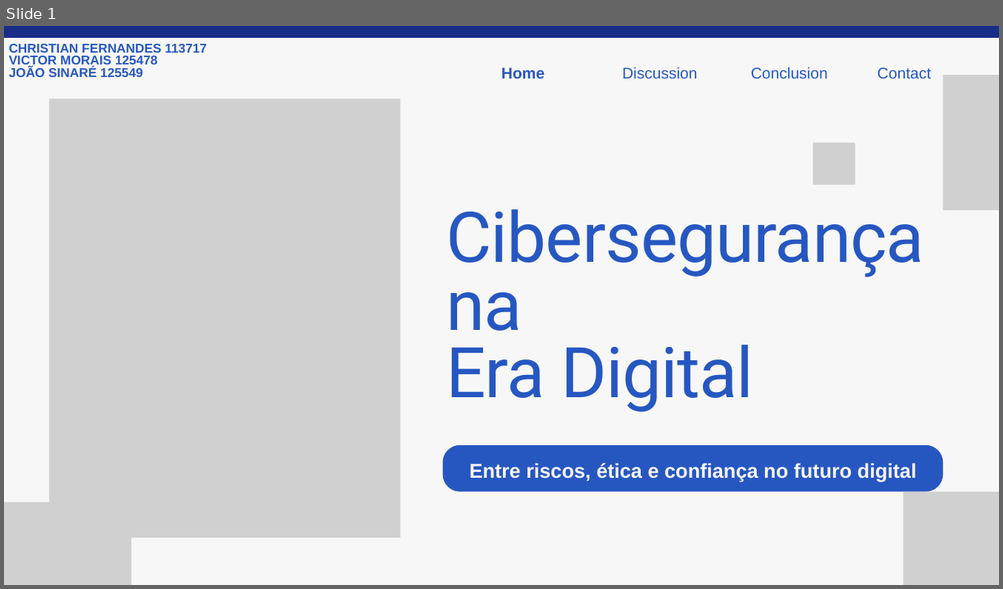
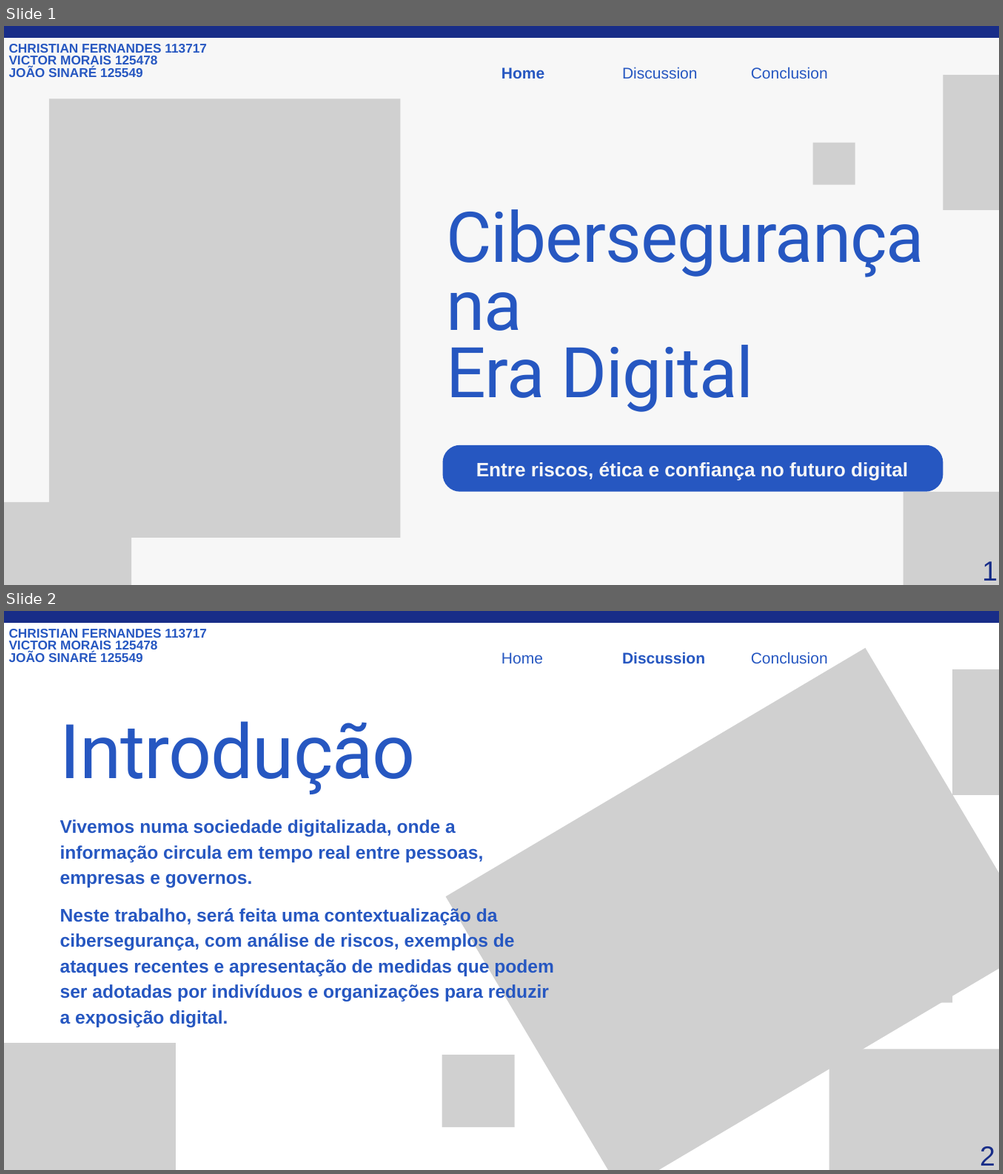
Before and after one commit to V1CT0R-06/ECT_2ano, a slide deck: TCA/Blue and White Illustrative Cyber Security Presentation.pptx. Shown one above the other, each under a label of ours: slide 1 before the commit, slides 1 and 2 after it. The pictures are 1003x589 and 1003x1174 pixels, drawn with LibreOffice and Linux fonts; fonts in the diff are those of the drawing; grey boxes stand for pictures. Boxes give left, top, right and bottom in pixels: in the first picture for what was removed or moved away, otherwise in the second. Text is boxed around its words. In the diff, an @@ line names an element or a change of style, - is before the commit and + after.

```diff
--- a/TCA/Blue and White Illustrative Cyber Security Presentation.pptx
+++ b/TCA/Blue and White Illustrative Cyber Security Presentation.pptx
@@ slide 2 added at box(4, 611, 999, 1170), background #FFFFFF @@
@@ freeform shape added at box(4, 611, 999, 622), fill #182D88 @@
@@ text added at box(9, 629, 207, 662), 18.5 pt, text #2657C1, bold @@
+CHRISTIAN FERNANDES 113717
+VICTOR MORAIS 125478
+JOÃO SINARÉ 125549
@@ picture added at box(446, 648, 999, 1170) @@
@@ text added at box(501, 652, 543, 664), 22.5 pt, text #2657C1 @@
+Home
@@ text added at box(622, 652, 705, 664), 22.5 pt, text #2657C1, bold @@
+Discussion
@@ text added at box(751, 652, 828, 664), 22.5 pt, text #2657C1 @@
+Conclusion
@@ picture added at box(952, 669, 999, 795) @@
@@ text added at box(60, 721, 415, 795), 109.2 pt, text #2657C1 @@
+Introdução
@@ text added at box(60, 820, 554, 1028), 26.4 pt, text #2657C1, bold @@
+Vivemos numa sociedade digitalizada, onde a informação circula em tempo real entre pessoas, empresas e governos.
+Neste trabalho, será feita uma contextualização da cibersegurança, com análise de riscos, exemplos de ataques recentes e apresentação de medidas que podem ser adotadas por indivíduos e organizações para reduzir a exposição digital.
@@ picture added at box(910, 960, 953, 1003) @@
@@ picture added at box(4, 1043, 176, 1170) @@
@@ picture added at box(829, 1050, 999, 1170) @@
@@ picture added at box(442, 1055, 515, 1128) @@
@@ picture added at box(15, 1126, 105, 1159) @@
@@ text added at box(979, 1147, 995, 1166), 40 pt, text #182D88 @@
+2
@@ slide 1 changed as well @@
@@ text removed at box(877, 67, 930, 79) @@
-Contact
@@ text "Entre riscos, ética e confiança ..." at box(476, 462, 908, 480): size 29 to 28 pt; line spacing 40.6pt to 39.2pt @@
@@ text added at box(982, 562, 997, 581), 40 pt, text #182D88 @@
+1
```
Also in this commit, not shown: 8 other slides added, 14 slides removed, 10 other files.
